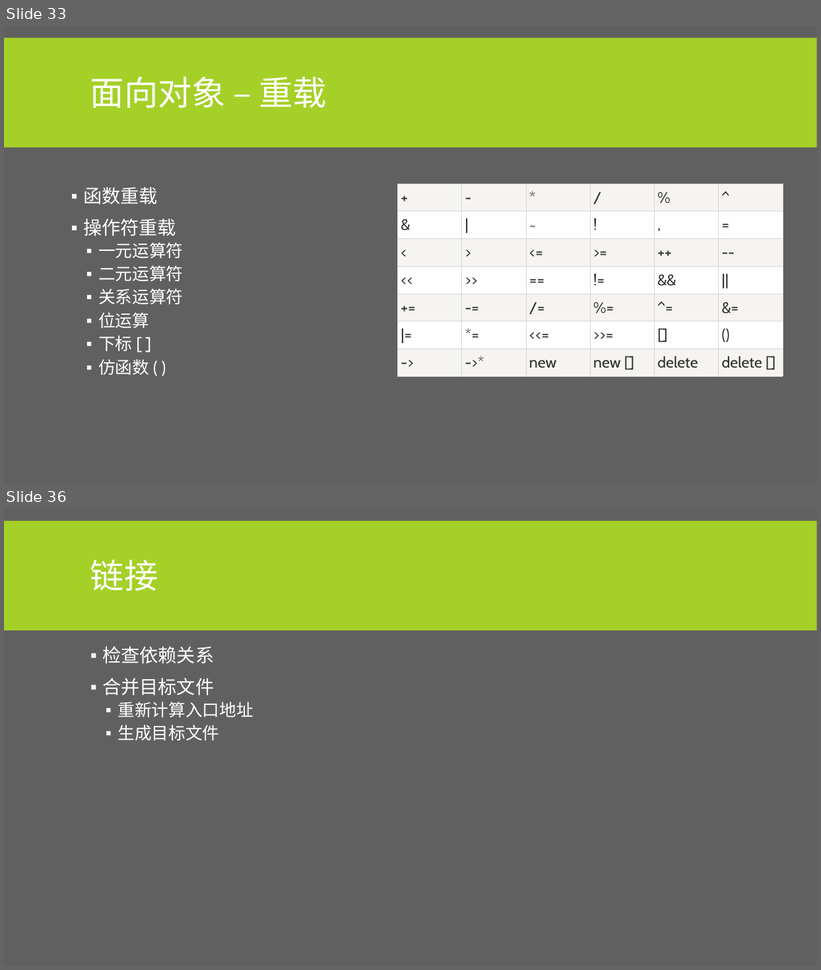
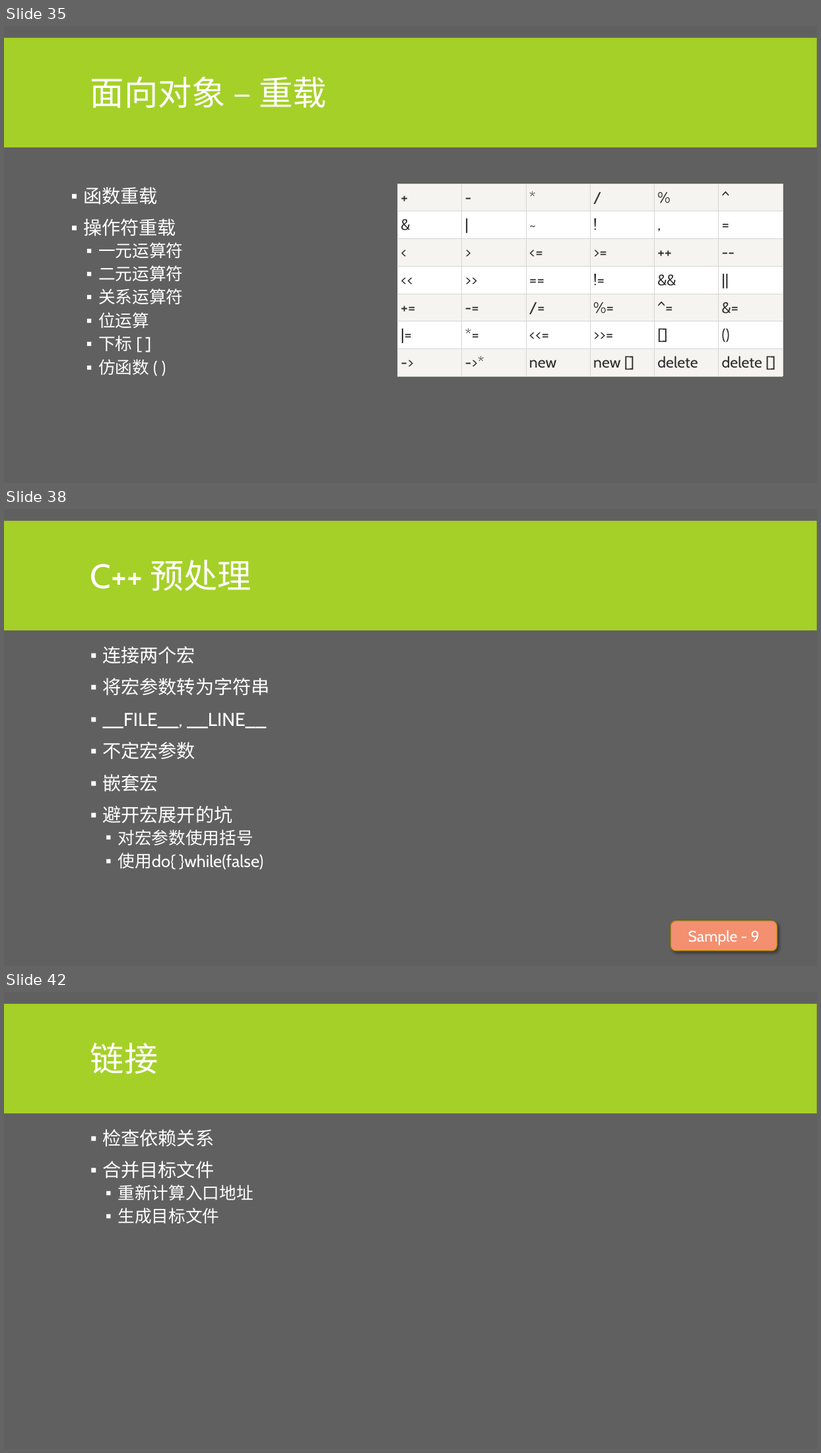
Before and after one commit to albertclass/Lessons, a slide deck: advance c++/courseware.pptx. Shown one above the other, each under a label of ours: slides 33 and 36 before the commit, slides 35, 38 and 42 after it; the slides between them are not shown. The pictures are 821x970 and 821x1453 pixels, drawn with LibreOffice and Linux fonts; fonts in the diff are those of the drawing. Boxes give left, top, right and bottom in pixels: in the first picture for what was removed or moved away, otherwise in the second. Text is boxed around its words. In the diff, an @@ line names an element or a change of style, - is before the commit and + after.

```diff
--- a/advance c++/courseware.pptx
+++ b/advance c++/courseware.pptx
@@ slide 38 added at <box>4,509,817,966</box>, background #606060; not listed: 1 template element that a slide beside it also shows @@
@@ title added at <box>90,560,252,591</box>, 40 pt, text #FFFFFF @@
+C++ 预处理
@@ text added at <box>102,646,270,870</box>, 22 pt, text #FFFFFF @@
+▪ 连接两个宏
+▪ 将宏参数转为字符串
+▪ __FILE__, __LINE__
+▪ 不定宏参数
+▪ 嵌套宏
+▪ 避开宏展开的坑
+  ▪ 对宏参数使用括号
+  ▪ 使用do{ }while(false)
@@ rounded rectangle added at <box>671,921,778,951</box>, fill #F48F70, outline #BD8E00 1 pt, 18 pt, text #FFFFFF @@
+Sample - 9
@@ what was slide 33 is now slide 35 @@
@@ what was slide 36 is now slide 42 @@
```
Also in this commit, not shown: 6 slides changed, 6 other slides added, 1 slide removed, 19 other files.
